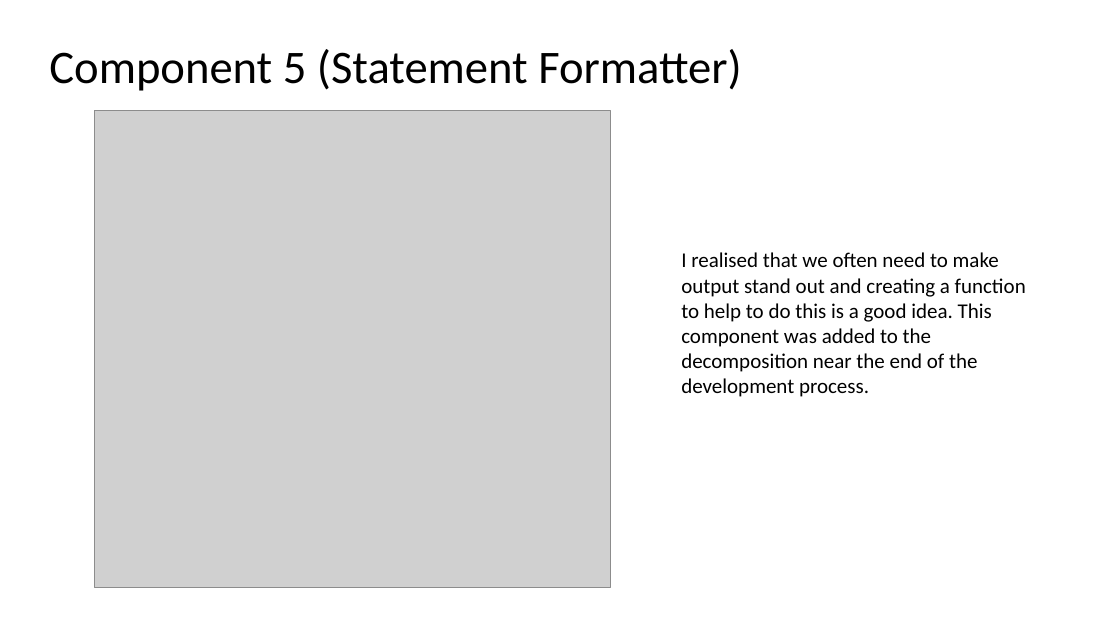
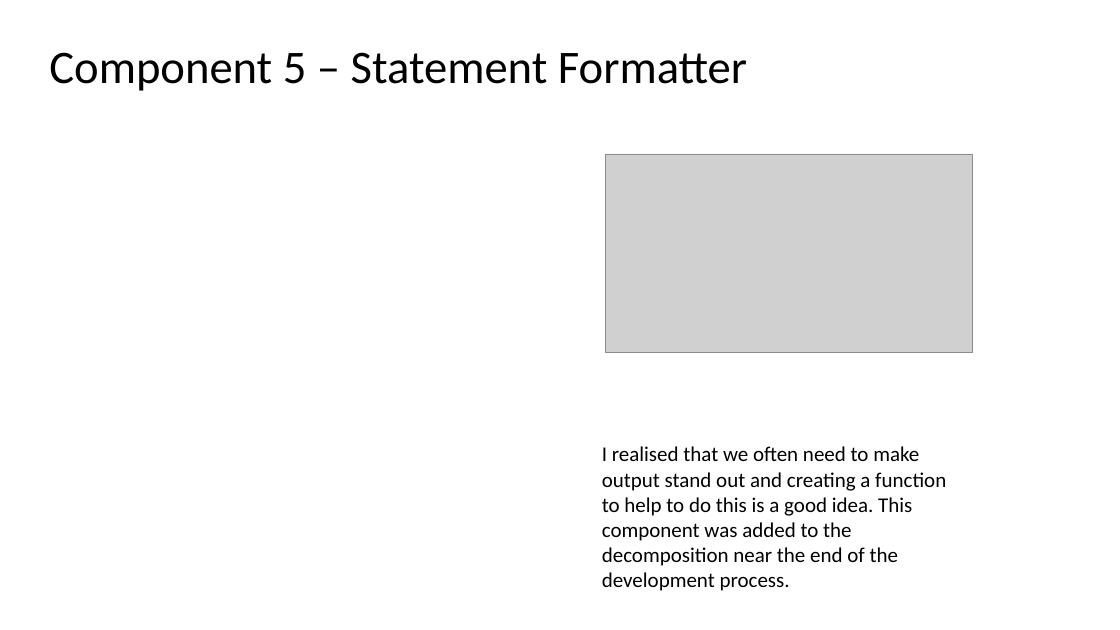
Before and after one commit to jireh-t/Assessment, a slide deck: slide 27 of 1.7 and 1.8 documentation.pptx. Drawn at 1120x630 pixels with LibreOffice and Linux fonts; fonts in the diff are those of the drawing; grey boxes stand for pictures. Boxes give left, top, right and bottom in pixels: in the first picture for what was removed or moved away, otherwise in the second. Text is boxed around its words. In the diff, an @@ line names an element or a change of style, - is before the commit and + after.

```diff
--- a/1.7 and 1.8 documentation.pptx
+++ b/1.7 and 1.8 documentation.pptx
@@ title at (x1=49, y1=52, x2=747, y2=91): text changed @@
-Component 5 (Statement Formatter)
+Component 5 – Statement Formatter
@@ picture removed at (x1=94, y1=111, x2=610, y2=588) @@
@@ picture added at (x1=606, y1=154, x2=973, y2=352) @@
@@ text "I realised that we often ..." moved from (x1=681, y1=252, x2=1026, y2=397) to (x1=602, y1=446, x2=946, y2=591) @@
```
Also in this commit, not shown: 5 other slides changed, 4 slides added, 4 slides removed, 5 other files.
